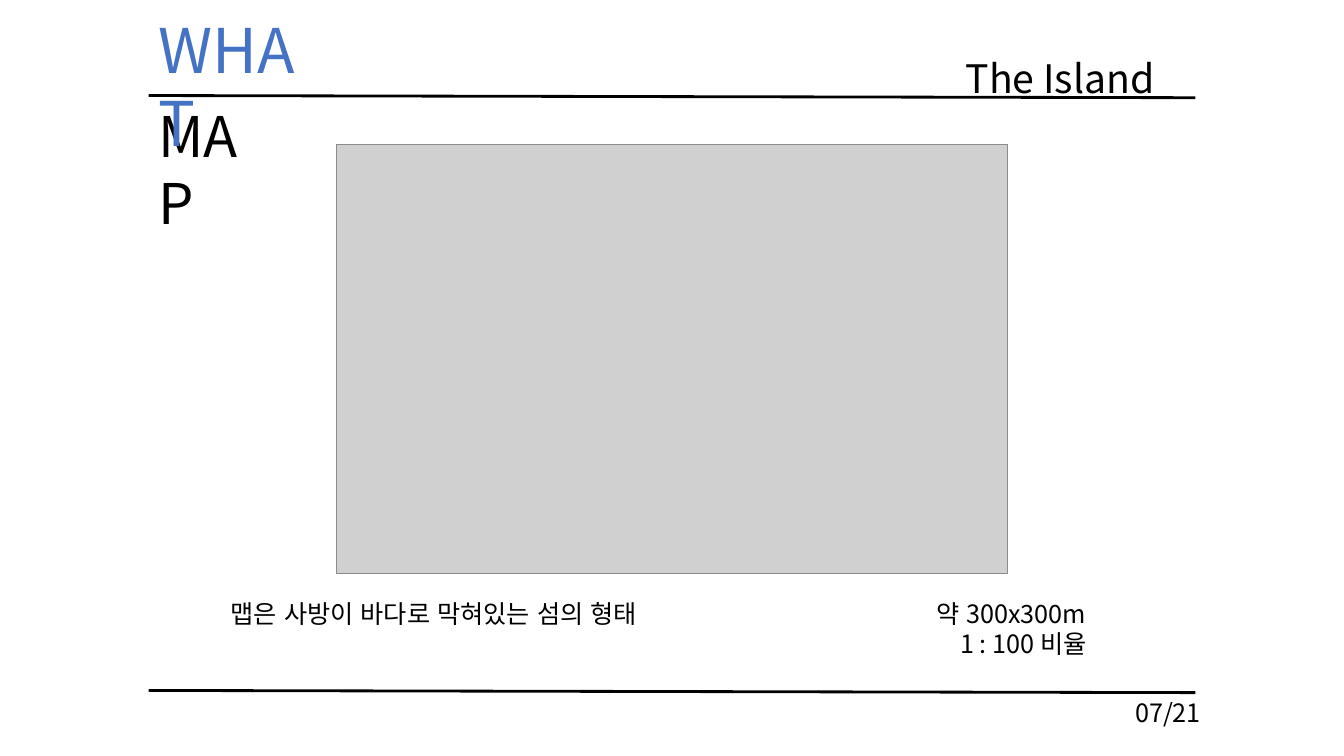
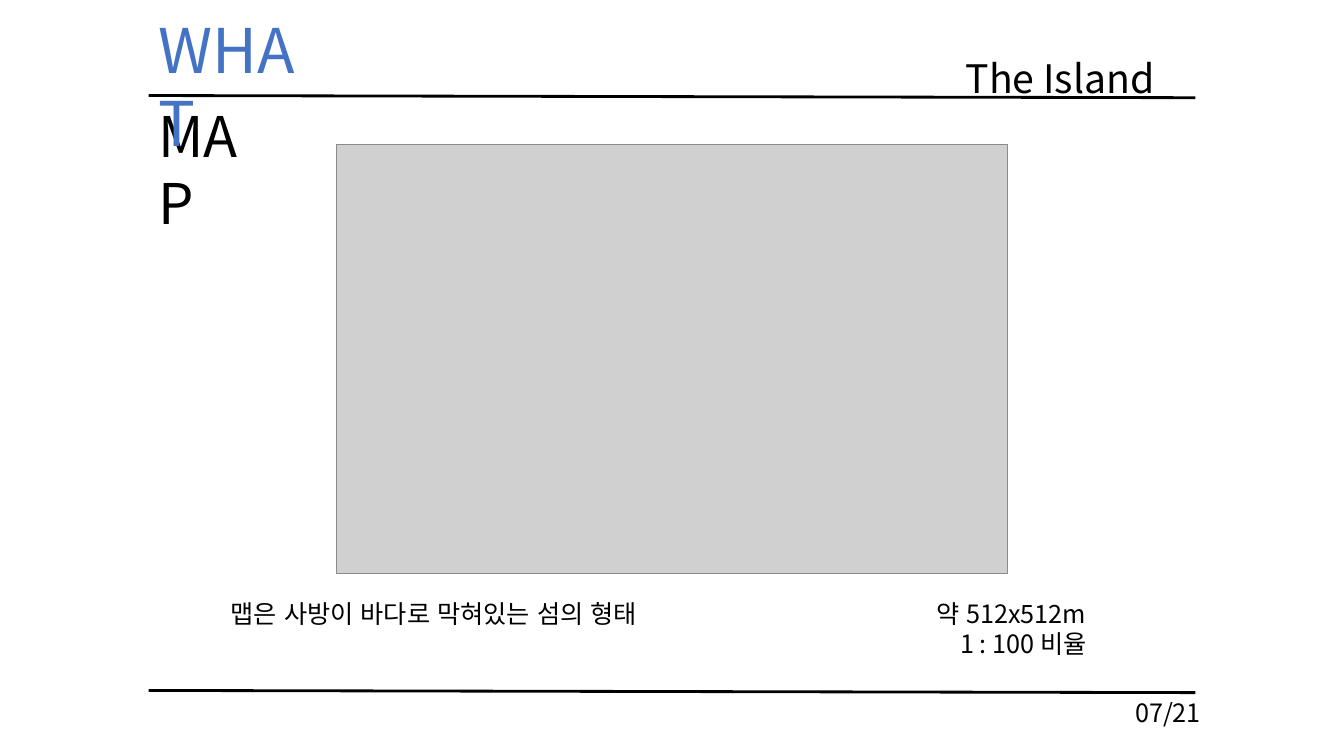
Before and after one commit to KimHaYoon/SickPerson, a slide deck: slide 7 of 문서/TheIsland_김하윤_이동규_이득유.pptx. Drawn at 1344x756 pixels with LibreOffice and Linux fonts; fonts in the diff are those of the drawing; grey boxes stand for pictures. Boxes give left, top, right and bottom in pixels: in the first picture for what was removed or moved away, otherwise in the second. Text is boxed around its words. In the diff, an @@ line names an element or a change of style, - is before the commit and + after.

```diff
--- a/문서/TheIsland_김하윤_이동규_이득유.pptx
+++ b/문서/TheIsland_김하윤_이동규_이득유.pptx
@@ text at box(231, 602, 1087, 625): text changed @@
-맵은 사방이 바다로 막혀있는 섬의 형태 약 300x300m
+맵은 사방이 바다로 막혀있는 섬의 형태 약 512x512m
```
Also in this commit, not shown: 4 other slides changed.
